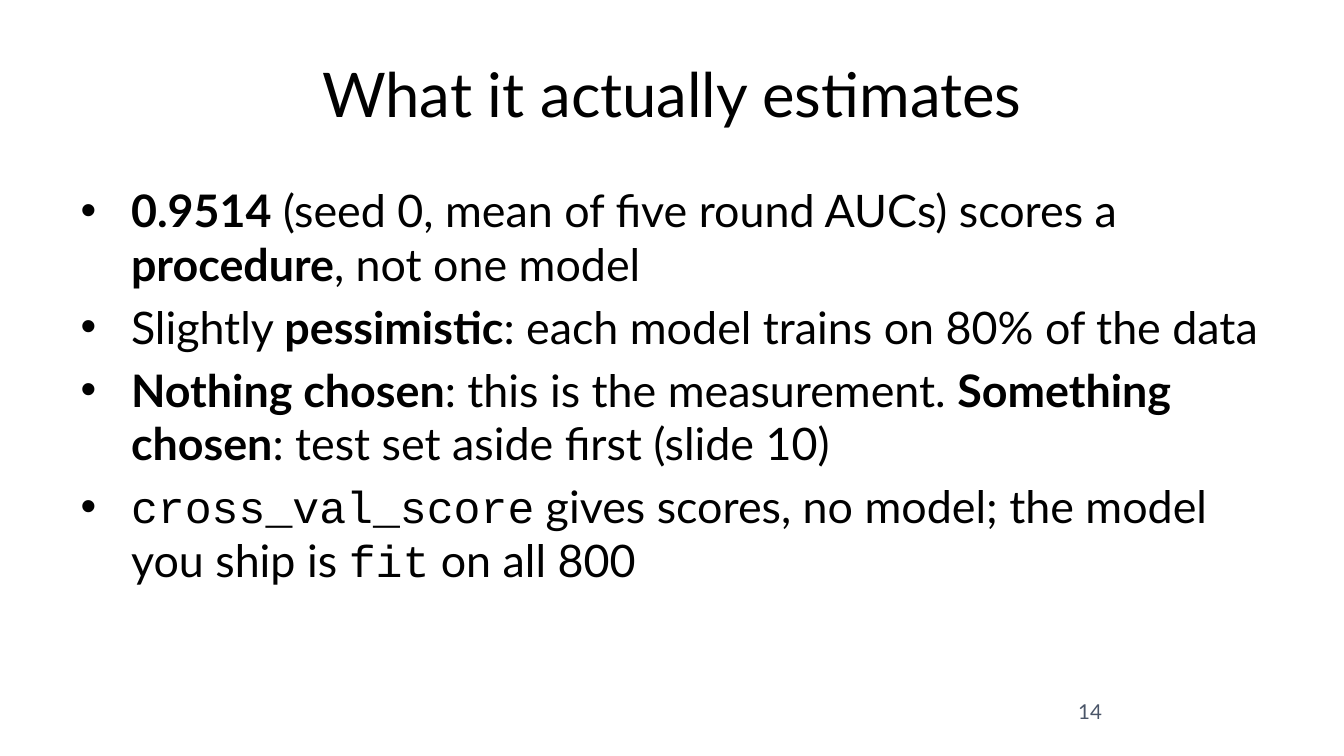
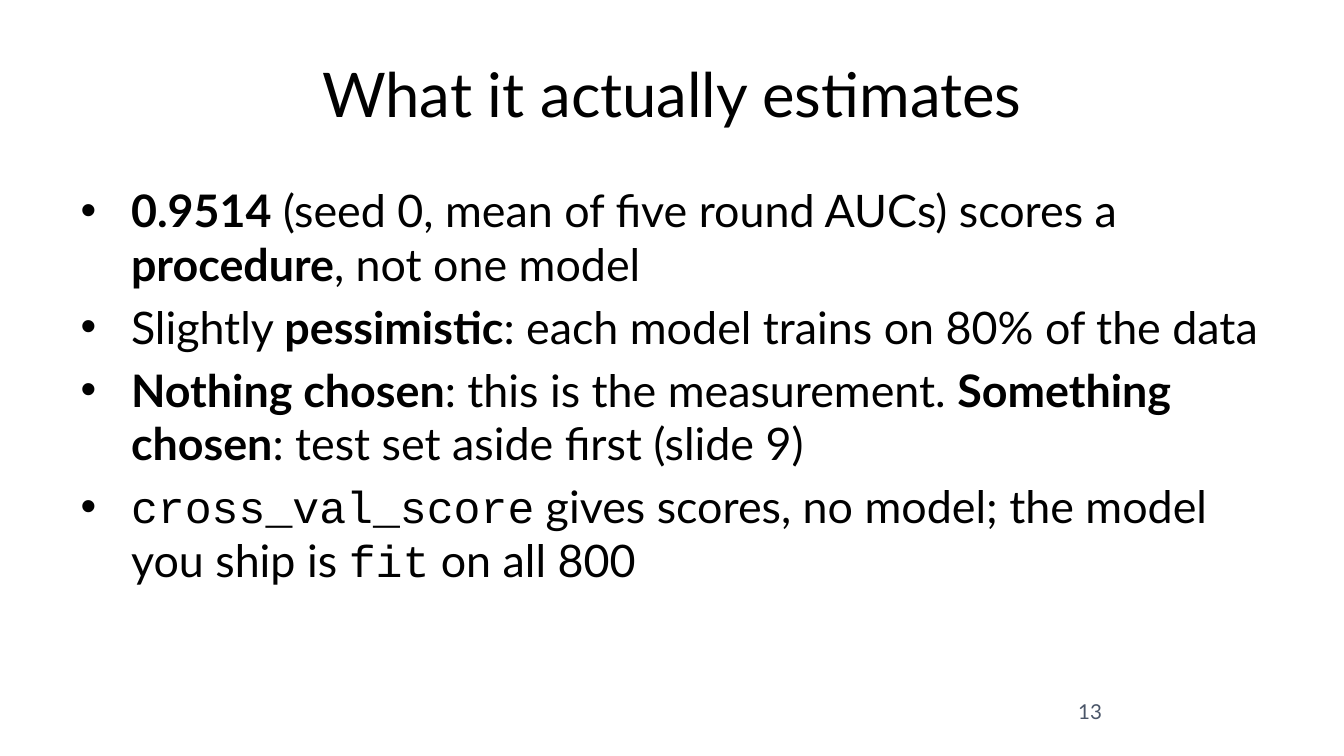
Before and after one commit to fabioantonini/technologies-for-artificial-intelligence, a slide deck: slide 13 of Lessons/05_experimental_methodology/Slides/experimental_methodology_slides.pptx (slide 14 before the commit). Drawn at 1344x756 pixels with LibreOffice and Linux fonts; fonts in the diff are those of the drawing; background and template pictures are left out. Boxes give left, top, right and bottom in pixels: in the first picture for what was removed or moved away, otherwise in the second. Text is boxed around its words. In the diff, an @@ line names an element or a change of style, - is before the commit and + after.

```diff
--- a/Lessons/05_experimental_methodology/Slides/experimental_methodology_slides.pptx
+++ b/Lessons/05_experimental_methodology/Slides/experimental_methodology_slides.pptx
@@ text at (x1=131, y1=373, x2=1171, y2=467): text changed @@
-• Nothing chosen: this is the measurement. Something chosen: test set aside first (slide 10)
+• Nothing chosen: this is the measurement. Something chosen: test set aside first (slide 9)
@@ page number at (x1=1078, y1=704, x2=1102, y2=719): text changed @@
-14
+13
```
Also in this commit, not shown: 11 other slides changed, 1 slide removed, 14 other files.
